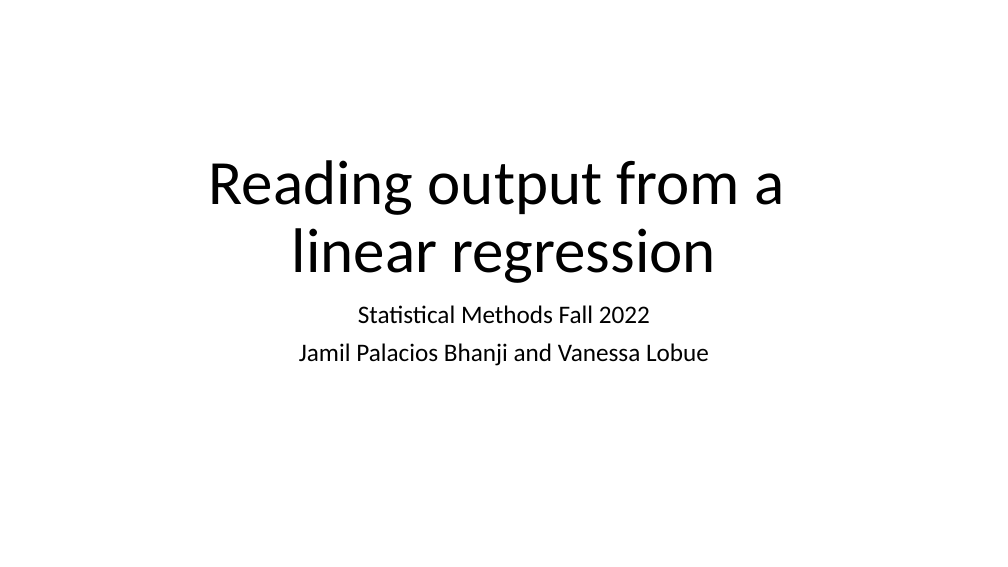
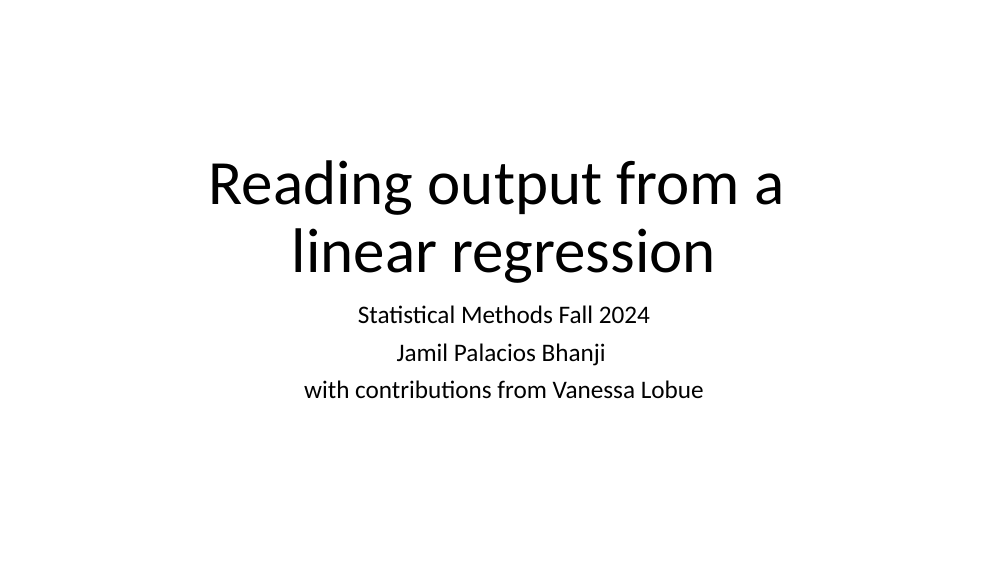
Before and after one commit to scream104/psych596, a slide deck: slide 1 of lecture-slides_upload/lab-activity/6-LinReg-output.pptx. Drawn at 1008x567 pixels with LibreOffice and Linux fonts; fonts in the diff are those of the drawing. Boxes give left, top, right and bottom in pixels: in the first picture for what was removed or moved away, otherwise in the second. Text is boxed around its words. In the diff, an @@ line names an element or a change of style, - is before the commit and + after.

```diff
--- a/lecture-slides_upload/lab-activity/6-LinReg-output.pptx
+++ b/lecture-slides_upload/lab-activity/6-LinReg-output.pptx
@@ subtitle at box(304, 305, 704, 399): text changed @@
-Statistical Methods Fall 2022
-Jamil Palacios Bhanji and Vanessa Lobue
+Statistical Methods Fall 2024
+Jamil Palacios Bhanji
+with contributions from Vanessa Lobue
```
Also in this commit, not shown: 3 other files.
